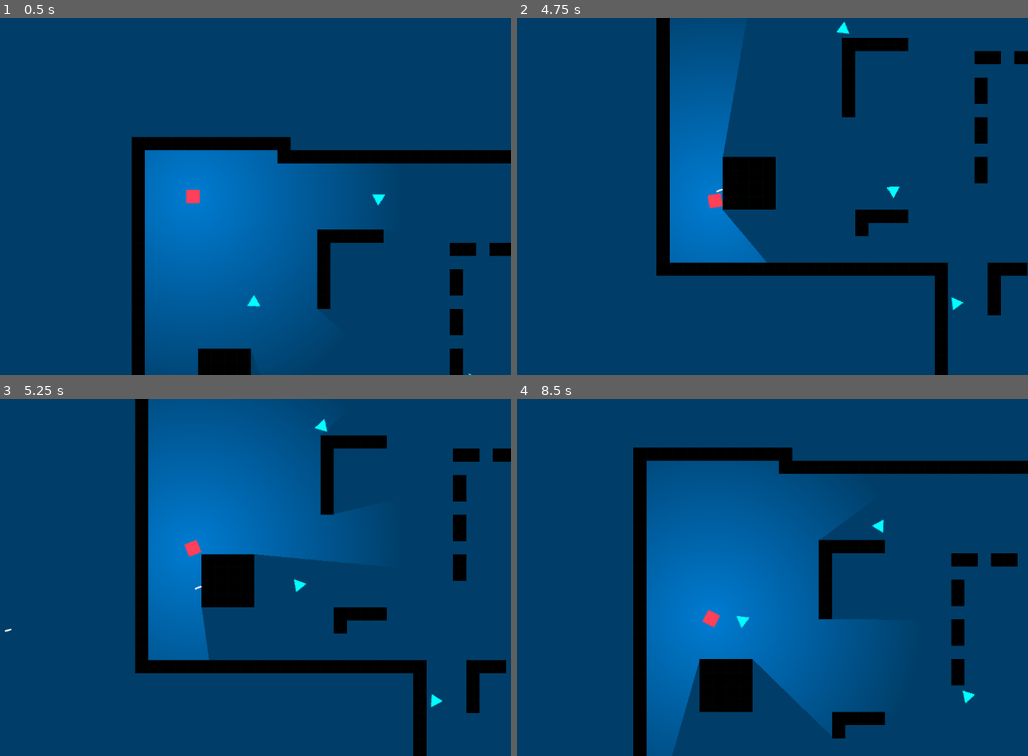
Above: before the commit, frames 1-4 (two rows, left to right).
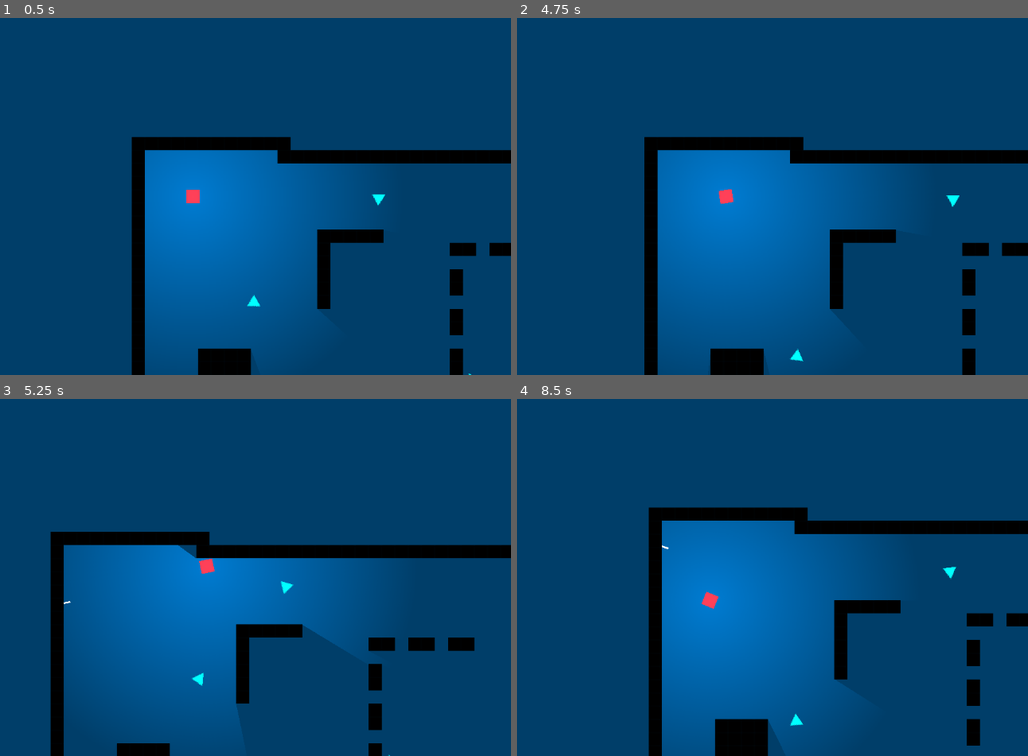
Above: after the commit, the same moments.

Repository: mrgreenapple24/basic-2d-top-down-shooter
Game: Godot game, scene res://Scenes/world.tscn
The game is run twice, just before and just after one commit, with the same random seed, the same clock (stepped at 60 frames per second) and the same inputs.
Inputs (mouse positions are in pixels of both pictures, inside the frame that each line leads up to):
- Up to frame 1 (0.5 s): no input
- Up to frame 2 (4.75 s): move the mouse to (680, 267) at 0.52 s; hold W (up) 0.53-2.03 s; click (680, 267) at 0.6 s; move the mouse to (900, 250) at 1.27 s; click (900, 250) at 1.35 s; move the mouse to (517, 142) at 2.02 s; hold A (left) 2.03-3.53 s; click (517, 142) at 2.1 s; move the mouse to (741, 196) at 2.77 s; click (741, 196) at 2.85 s; move the mouse to (614, 107) at 3.52 s; hold S (down) 3.53-4.28 s; click (614, 107) at 3.6 s; move the mouse to (849, 178) at 4.27 s; hold D (right) from 4.28 s (still down); click (849, 178) at 4.35 s
- Up to frame 3 (5.25 s): move the mouse to (66, 595) at 5.02 s; release D (right) at 5.03 s; hold W (up) from 5.03 s (still down); click (66, 595) at 5.1 s
- Up to frame 4 (8.5 s): move the mouse to (772, 498) at 5.77 s; release W (up) at 5.78 s; hold D (right) 5.78-8.03 s; click (772, 498) at 5.85 s; move the mouse to (680, 648) at 6.52 s; click (680, 648) at 6.6 s; move the mouse to (900, 631) at 7.27 s; click (900, 631) at 7.35 s; move the mouse to (517, 523) at 8.02 s; hold S (down) from 8.03 s (still down); click (517, 523) at 8.1 s

Frame 1 is identical in both runs. In frame 2, 32% of the frame differs, in the area x 24-100%, y 0-100%; in frame 3, 42%, in the area x 0-100%, y 0-100%; in frame 4, 26%.

Commit message:
made collisions for bullet continuous and made sure that players can mod the textures based on their preferences

Diff:
--- a/top-down/Scenes/bullet.tscn
+++ b/top-down/Scenes/bullet.tscn
@@ -1,7 +1,7 @@
 [gd_scene load_steps=4 format=3 uid="uid://cxvlkq2tqoewq"]
 
 [ext_resource type="Script" uid="uid://bb1j04tv34qea" path="res://Scripts/bullet.gd" id="1_oduel"]
-[ext_resource type="Texture2D" uid="uid://cxv2i37xyjcdb" path="res://Assets/square-16.png" id="1_xjght"]
+[ext_resource type="Texture2D" uid="uid://csmhudfk8ybkr" path="res://Assets/bullet.png" id="2_oduel"]
 
 [sub_resource type="RectangleShape2D" id="RectangleShape2D_oduel"]
 size = Vector2(8, 2)
@@ -10,12 +10,13 @@
 collision_layer = 4
 collision_mask = 3
 lock_rotation = true
+continuous_cd = 1
 script = ExtResource("1_oduel")
 
 [node name="Sprite2D" type="Sprite2D" parent="."]
 position = Vector2(1.19209e-07, -3.72529e-08)
 scale = Vector2(0.5, 0.125)
-texture = ExtResource("1_xjght")
+texture = ExtResource("2_oduel")
 
 [node name="CollisionShape2D" type="CollisionShape2D" parent="."]
 shape = SubResource("RectangleShape2D_oduel")
--- a/top-down/Scenes/enemy.tscn
+++ b/top-down/Scenes/enemy.tscn
@@ -1,7 +1,7 @@
 [gd_scene load_steps=5 format=3 uid="uid://bx3hbqfb1d8ah"]
 
 [ext_resource type="Script" uid="uid://bbft1gwf01cot" path="res://Scripts/enemy.gd" id="1_1f0kj"]
-[ext_resource type="Texture2D" uid="uid://bxg733l884swl" path="res://Assets/triangle-16.png" id="2_afpow"]
+[ext_resource type="Texture2D" uid="uid://bxg733l884swl" path="res://Assets/enemy.png" id="2_afpow"]
 
 [sub_resource type="RectangleShape2D" id="RectangleShape2D_287tu"]
 size = Vector2(14, 13)
--- a/top-down/Scenes/world.tscn
+++ b/top-down/Scenes/world.tscn
@@ -1,8 +1,9 @@
-[gd_scene load_steps=10 format=4 uid="uid://c3bkd7p86dy4d"]
+[gd_scene load_steps=11 format=4 uid="uid://c3bkd7p86dy4d"]
 
-[ext_resource type="Texture2D" uid="uid://cxv2i37xyjcdb" path="res://Assets/square-16.png" id="1_a02cp"]
+[ext_resource type="Texture2D" uid="uid://bi87b5ul4icks" path="res://Assets/bg.png" id="1_5ukr8"]
 [ext_resource type="Script" uid="uid://dh3lfl36dhe85" path="res://Scripts/player.gd" id="1_go701"]
 [ext_resource type="PackedScene" uid="uid://bx3hbqfb1d8ah" path="res://Scenes/enemy.tscn" id="3_5a7ea"]
+[ext_resource type="Texture2D" uid="uid://c2uugl4v7ljke" path="res://Assets/player.png" id="3_5ukr8"]
 [ext_resource type="Texture2D" uid="uid://dwnxudhervbfs" path="res://Assets/light.png" id="3_fo5ed"]
 [ext_resource type="PackedScene" uid="uid://cm3bt2bn60enm" path="res://tile.tscn" id="5_5ukr8"]
 
@@ -25,7 +26,7 @@
 z_index = -1
 position = Vector2(624, 432)
 scale = Vector2(166.062, 101.875)
-texture = ExtResource("1_a02cp")
+texture = ExtResource("1_5ukr8")
 
 [node name="Player" type="CharacterBody2D" parent="."]
 position = Vector2(90, 104)
@@ -35,7 +36,7 @@
 
 [node name="Sprite2D" type="Sprite2D" parent="Player"]
 modulate = Color(0.981664, 0.127199, 0.174653, 1)
-texture = ExtResource("1_a02cp")
+texture = ExtResource("3_5ukr8")
 
 [node name="CollisionShape2D" type="CollisionShape2D" parent="Player"]
 shape = SubResource("RectangleShape2D_go701")
--- /dev/null
+++ b/top-down/Scripts/ModManager.gd
@@ -0,0 +1,46 @@
+extends Node
+
+const MOD_TEXTURE_DIR = "user://mods/textures/"
+var mod_textures: Dictionary  = {}
+
+# Called when the node enters the scene tree for the first time.
+func _ready() -> void:
+	if not DirAccess.dir_exists_absolute(MOD_TEXTURE_DIR):
+		DirAccess.make_dir_recursive_absolute(MOD_TEXTURE_DIR)
+	get_viewport().canvas_item_default_texture_filter = Viewport.DEFAULT_CANVAS_ITEM_TEXTURE_FILTER_NEAREST
+	scan_mod_textures()
+	pass # Replace with function body.
+
+func scan_mod_textures() -> void:
+	mod_textures.clear()
+	var files := DirAccess.get_files_at(MOD_TEXTURE_DIR)
+	for f in files:
+		var ext := f.get_extension().to_lower()
+		if ext in ["png", "jpg", "jpeg", "webp"]:
+			var basename := f.get_basename()
+			var path := MOD_TEXTURE_DIR + f
+			var tex := _load_image_as_texture(path)
+			if tex:
+				mod_textures[basename] = tex
+	print("Mod textures loaded: ", mod_textures.keys())
+
+func _load_image_as_texture(path: String) -> Texture2D:
+	var img := Image.new()
+	var err := img.load(path)
+	if err != OK:
+		push_warning("Failed to load Image %s (err %s)" % [path, err])
+		return null
+
+	if img.get_width() != 16 or img.get_height() != 16:
+		img.resize(16, 16, Image.INTERPOLATE_NEAREST)
+
+	var tex := ImageTexture.create_from_image(img)
+	return tex
+
+
+func get_texture(name: String, fallback_res_path: String = "") -> Texture2D:
+	if mod_textures.has(name):
+		return mod_textures[name]
+	if fallback_res_path != "":
+		return load(fallback_res_path)
+	return null
--- a/top-down/Scripts/bullet.gd
+++ b/top-down/Scripts/bullet.gd
@@ -2,9 +2,16 @@
 
 const BULLETSPEED = 300
 var direction
+@onready var sprite_2d: Sprite2D = $Sprite2D
 
 # Called when the node enters the scene tree for the first time.
 func _ready() -> void:
+	var tex := ModManager.get_texture("bullet", "res://Assets/bullet.png")
+	if tex and tex != $Sprite2D.texture:
+		$Sprite2D.texture = tex
+		$Sprite2D.modulate = Color(1, 1, 1, 1)
+		$Sprite2D.scale = Vector2(1, 1)
+	pass # Replace with function body.
 	gravity_scale = 0
 	angular_velocity = 0
 	$BulletTimer.start()
--- a/top-down/Scripts/enemy.gd
+++ b/top-down/Scripts/enemy.gd
@@ -1,7 +1,12 @@
 extends CharacterBody2D
 
 var speed = 3
+
 func _ready():
+	var tex := ModManager.get_texture("enemy", "res://Assets/enemy.png")
+	if tex and tex != $Sprite2D.texture:
+		$Sprite2D.texture = tex
+		$Sprite2D.modulate = Color(1, 1, 1, 1)
 	pass # Replace with function body.
 
 func _physics_process(delta):
@@ -17,5 +22,6 @@
 
 func _on_area_2d_body_entered(body: Node2D) -> void:
 	if body.name != "wall" and body.name != "Player":
+		body.queue_free()
 		queue_free()
 	pass # Replace with function body.
--- a/top-down/Scripts/player.gd
+++ b/top-down/Scripts/player.gd
@@ -3,11 +3,24 @@
 var bullet_scene : PackedScene = load("res://Scenes/bullet.tscn")
 const SPEED = 300
 const BULLETSPEED = 2000
+@onready var sprite_2d: Sprite2D = $Sprite2D
+@onready var bg: Sprite2D = $"../Sprite2D"
+
+
+func _ready() -> void:
+	var tex := ModManager.get_texture("player", "res://Assets/player.png")
+	if tex and tex != $Sprite2D.texture:
+		$Sprite2D.texture = tex
+		$Sprite2D.modulate = Color(1, 1, 1, 1)
+
+	var text := ModManager.get_texture("bg", "res://Assets/bg.png")
+	if text and text != bg.texture:
+		bg.texture = text
+		bg.modulate = Color(1, 1, 1, 1)
+	pass # Replace with function body.
 
 func _physics_process(_delta: float) -> void:
-
 	var direction = Input.get_vector("left", "right", "up", "down")
-
 	velocity = direction * SPEED
 
 	move_and_slide()
--- a/top-down/project.godot
+++ b/top-down/project.godot
@@ -12,8 +12,14 @@
 
 config/name="top-down"
 run/main_scene="uid://c3bkd7p86dy4d"
+config/use_custom_user_dir=true
+config/custom_user_dir_name="Mods"
 config/features=PackedStringArray("4.4", "Forward Plus")
 config/icon="res://icon.svg"
+
+[autoload]
+
+ModManager="*res://Scripts/ModManager.gd"
 
 [input]
 
Binary file added: top-down/Assets/bg.png
Not shown, added: top-down/Assets/bg.png.import
Binary file added: top-down/Assets/bullet.png
Not shown, added: top-down/Assets/bullet.png.import
Renamed: top-down/Assets/triangle-16.png -> top-down/Assets/enemy.png
Not shown, added: top-down/Assets/enemy.png.import
Binary file added: top-down/Assets/player.png
Not shown, changed: top-down/Assets/player.png.import
Not shown, added: top-down/Scripts/ModManager.gd.uid
